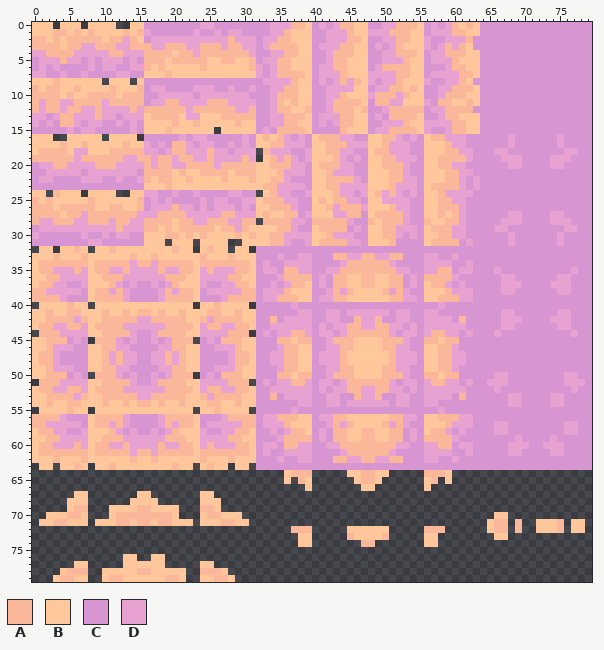
Two states of a pixel-art file, graphics/source/tilesets/pebbles.aseprite. The picture above was drawn from the file before the commit.
80x80 pixels, 1 frame.
Palette (. is transparent): A #fbb799  B #ffc79b  C #d796d2  D #e7a2d1
After the commit:
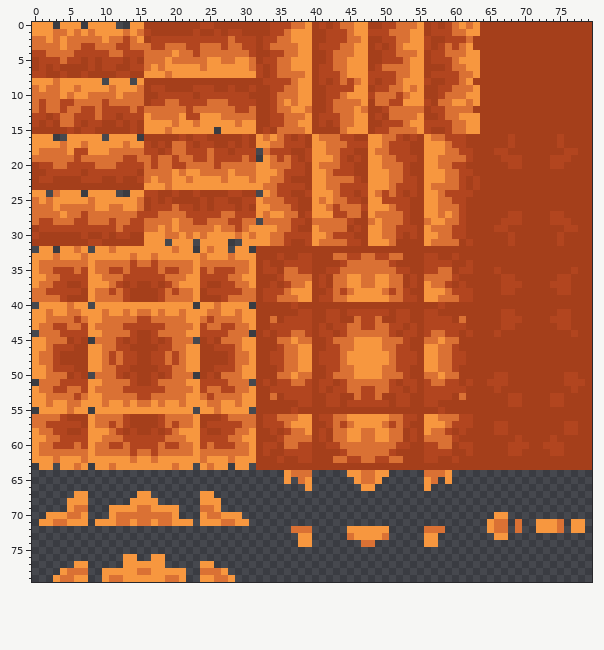
Changes in this commit:
{"colour":"A","old":"#fbb799","new":"#da7134"}
{"colour":"B","old":"#ffc79b","new":"#f7973f"}
{"colour":"C","old":"#d796d2","new":"#a53f1b"}
{"colour":"D","old":"#e7a2d1","new":"#b2451f"}
{"label":"changed","picture_box":[32,22,592,547]}
{"label":"changed","picture_box":[53,554,235,582]}
